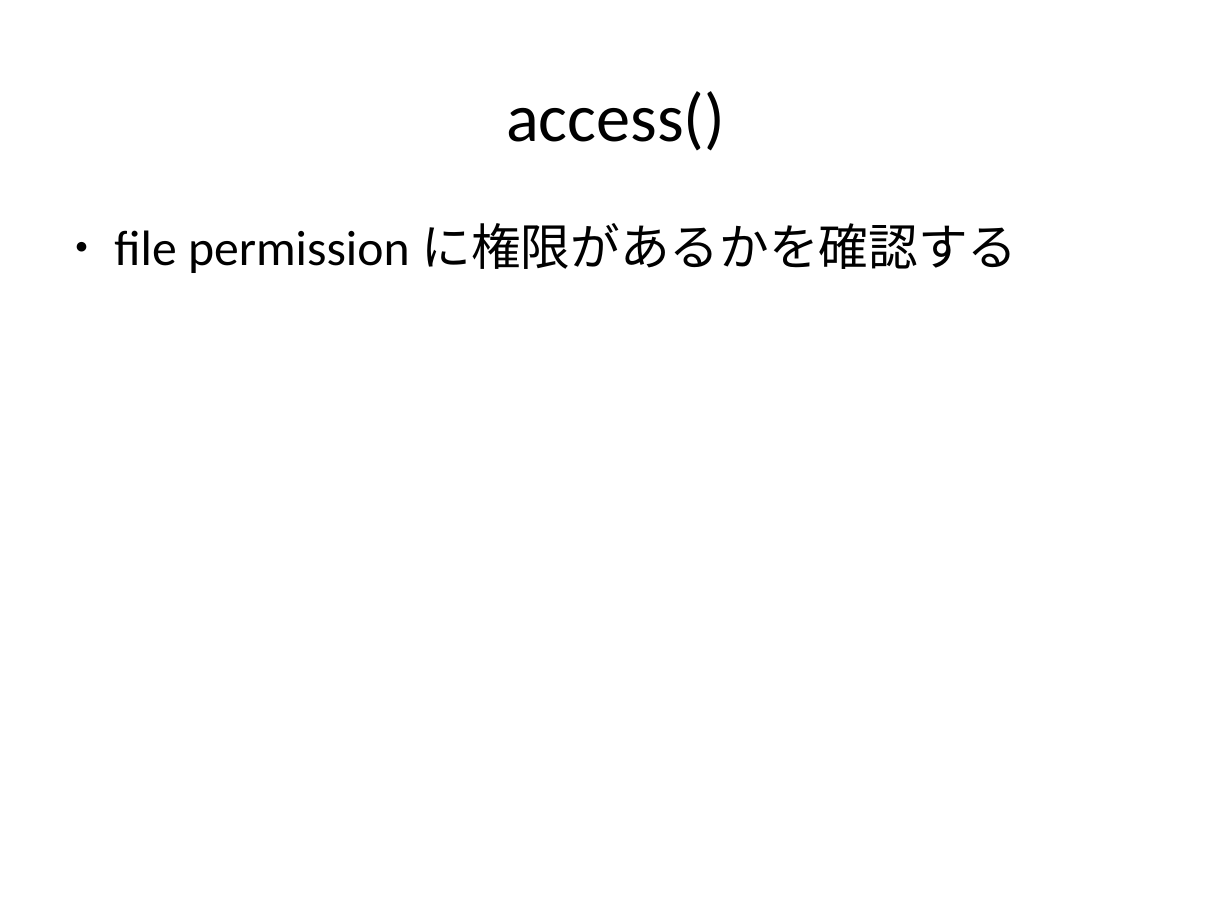
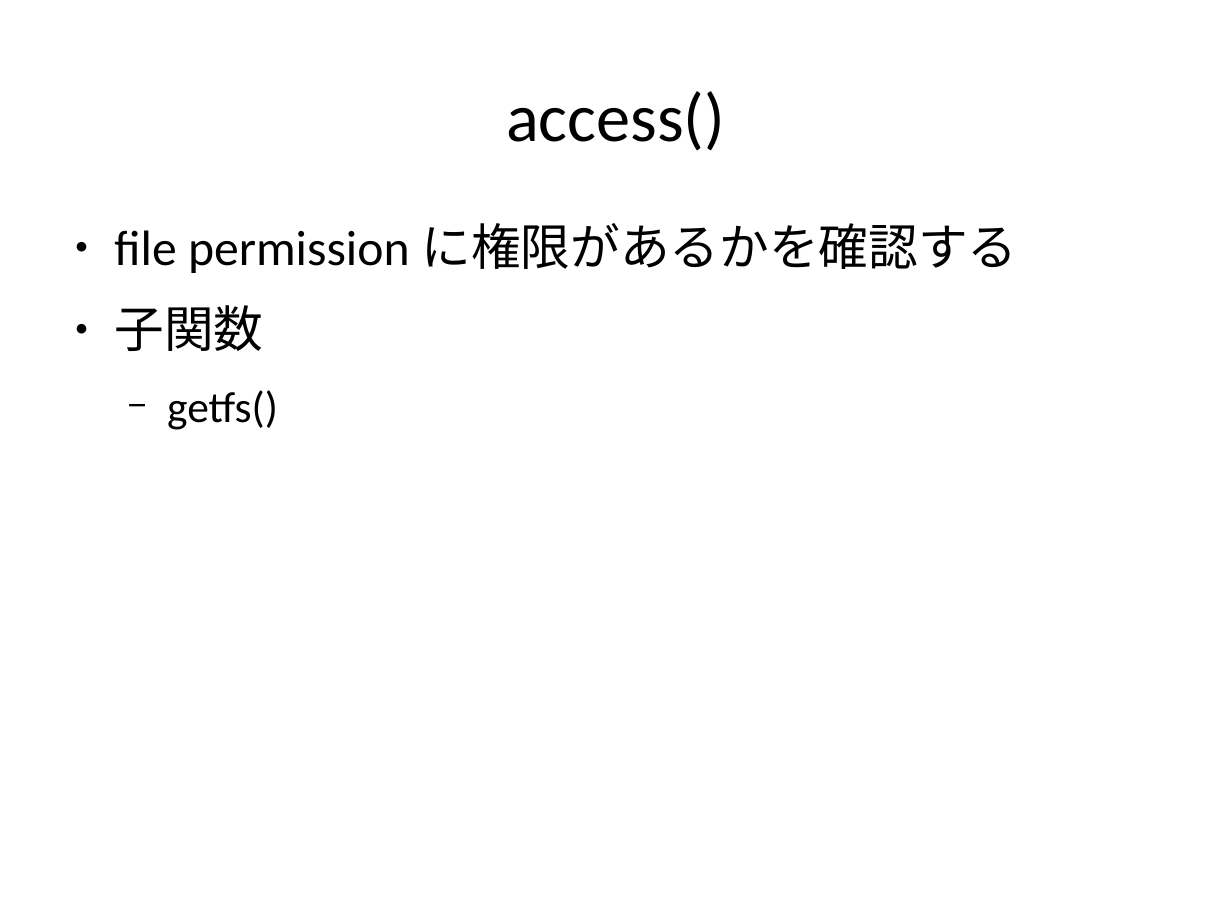
Before and after one commit to andromedroid/ame, a slide deck: slide 30 of doc/unix_v6/inode.odp (slide 23 before the commit). Drawn at 1232x924 pixels with LibreOffice and Linux fonts; fonts in the diff are those of the drawing. Boxes give left, top, right and bottom in pixels: in the first picture for what was removed or moved away, otherwise in the second. Text is boxed around its words. In the diff, an @@ line names an element or a change of style, - is before the commit and + after.

```diff
--- a/doc/unix_v6/inode.odp
+++ b/doc/unix_v6/inode.odp
@@ text at box(114, 305, 278, 430): paragraphs added @@
+● 子関数
+  − getfs()
```
Also in this commit, not shown: 9 other slides changed, 8 slides added, 2 slides removed.
